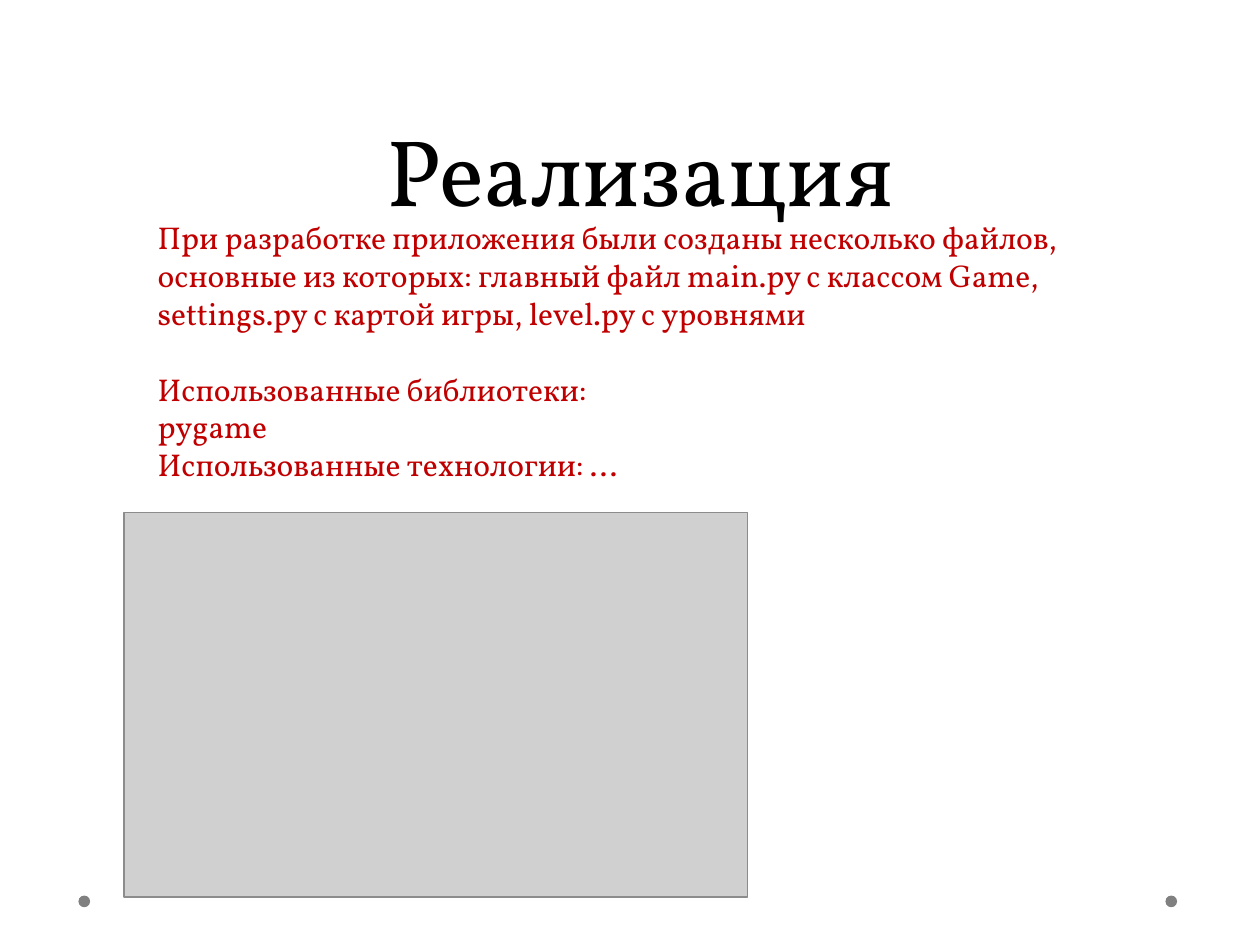
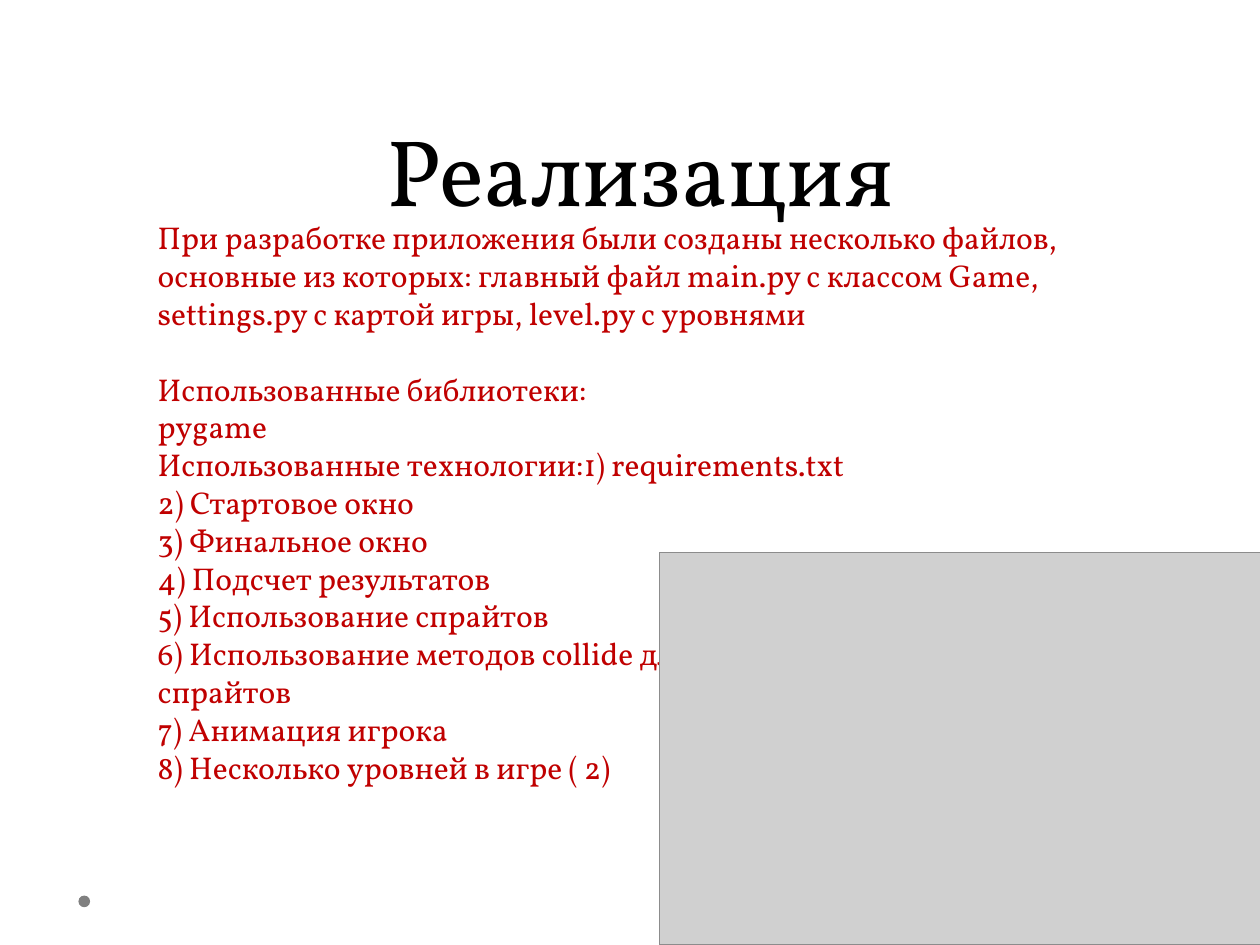
Before and after one commit to Arina30052007/zelda, a slide deck: slide 3 of Project_game/презентация2.pptx. Drawn at 1260x945 pixels with LibreOffice and Linux fonts; fonts in the diff are those of the drawing; grey boxes stand for pictures; background and template pictures are left out. Boxes give left, top, right and bottom in pixels: in the first picture for what was removed or moved away, otherwise in the second. Text is boxed around its words. In the diff, an @@ line names an element or a change of style, - is before the commit and + after.

```diff
--- a/Project_game/презентация2.pptx
+++ b/Project_game/презентация2.pptx
@@ text at bbox=[158, 452, 844, 788]: text changed @@
-Использованные технологии: ...
+Использованные технологии:1) requirements.txt
+2) Стартовое окно
+3) Финальное окно
+4) Подсчет результатов
+5) Использование спрайтов
+6) Использование методов collide для определения столкновений спрайтов
+7) Анимация игрока
+8) Несколько уровней в игре ( 2)
@@ picture removed at bbox=[123, 512, 747, 896] @@
@@ picture added at bbox=[660, 553, 1260, 945] @@
@@ ellipse removed at bbox=[1166, 896, 1177, 907] @@
```
Also in this commit, not shown: 2 other slides changed, 6 other files.
